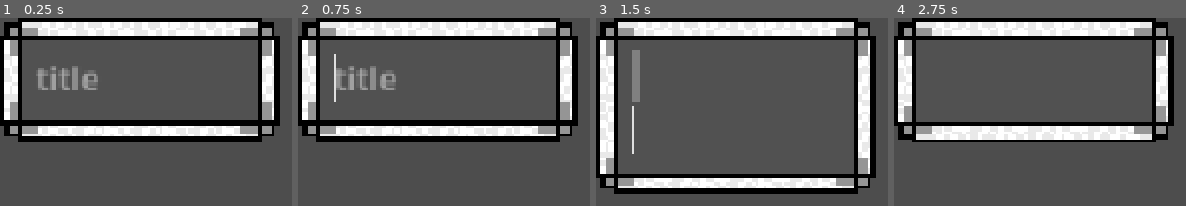
Above: before the commit, frames 1-4 (left to right).
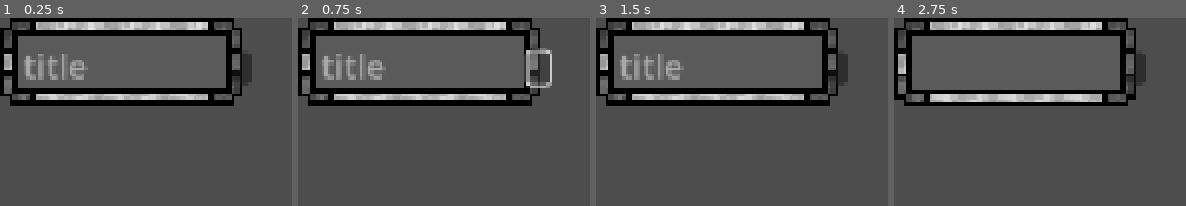
Above: after the commit, the same moments.

Repository: Toasterhog/Nodeweb
Game: Godot game, scene res://papperthings/box/box.tscn
Two runs of this game, one before a commit and one after it. Both use one fixed random seed, a clock stepped at 60 frames per second and the inputs below. This scene is started directly instead of the project's main scene.
Inputs (mouse positions are in pixels of both pictures, inside the frame that each line leads up to):
- Up to frame 1 (0.25 s): no input
- Up to frame 2 (0.75 s): click (537, 66) at 0.52 s
- Up to frame 3 (1.5 s): tap Enter at 1.25 s; drag from (736, 80) to (outside the picture) at 1.27 s
- Up to frame 4 (2.75 s): tap Space at 2 s; drag from (outside the picture) to (outside the picture) at 2.02 s

The runs differ from the first frame. In frame 1, 35% of the frame differs, in the area x 0-96%, y 0-66%; in frame 2, 35%; in frame 3, 39%, in the area x 0-96%, y 0-94%; in frame 4, 32%.
Error in both runs: Cannot call method 'get_children' on a null value. (res://papperthings/box/box.gd:158)

Commit message:
box design done, start LE_scale_button
drowning in boxdesigns

Diff:
--- a/bundle/bundle.tscn
+++ b/bundle/bundle.tscn
@@ -1,7 +1,7 @@
 [gd_scene load_steps=6 format=3 uid="uid://bhwvnws1rjko1"]
 
 [ext_resource type="Script" uid="uid://0qftln2sxev6" path="res://bundle/bundle.gd" id="1_e8frx"]
-[ext_resource type="StyleBox" uid="uid://dslie07m1kvw8" path="res://bundle/stf_smooth.tres" id="2_8skqq"]
+[ext_resource type="StyleBox" uid="uid://spy3hb58k6gf" path="res://bundle/stf_pixel.tres" id="2_7y1ch"]
 [ext_resource type="Theme" uid="uid://dw2sfd8pw202m" path="res://bundle/button_drag_bundle_pixel.tres" id="3_8skqq"]
 
 [sub_resource type="StyleBoxFlat" id="StyleBoxFlat_8skqq"]
@@ -26,7 +26,7 @@
 offset_right = 180.0
 offset_bottom = 180.0
 mouse_filter = 1
-theme_override_styles/panel = ExtResource("2_8skqq")
+theme_override_styles/panel = ExtResource("2_7y1ch")
 
 [node name="drag_button" type="Button" parent="Panel"]
 texture_filter = 1
@@ -48,6 +48,7 @@
 action_mode = 0
 
 [node name="drag_button2" type="Button" parent="Panel"]
+z_index = 1
 texture_filter = 1
 custom_minimum_size = Vector2(35, 35)
 layout_mode = 1
--- a/papperthings/box/box.gd
+++ b/papperthings/box/box.gd
@@ -117,7 +117,7 @@
 
 func update_vbc_and_panel_size():
 	VBC.size = Vector2.ZERO
-	size = VBC.size + Vector2(50,50) #ATTENTION
+	size = VBC.size + Vector2(24,24) #ATTENTION box specific
 	middlepos = global_position + size/2
 	moved.emit()
 
--- a/papperthings/box/box.tscn
+++ b/papperthings/box/box.tscn
@@ -1,6 +1,6 @@
 [gd_scene load_steps=8 format=3 uid="uid://wfnqhd3r5fxx"]
 
-[ext_resource type="StyleBox" uid="uid://b4f64yi0e31ql" path="res://papperthings/box/box_5.tres" id="1_hwf1r"]
+[ext_resource type="StyleBox" uid="uid://tunkcckfrswo" path="res://papperthings/box/box5.tres" id="1_hwf1r"]
 [ext_resource type="Script" uid="uid://7gx01op71qhq" path="res://papperthings/box/box.gd" id="1_p41sv"]
 
 [sub_resource type="RectangleShape2D" id="RectangleShape2D_t8o5h"]
@@ -17,9 +17,9 @@
 
 [node name="base" type="Panel"]
 texture_filter = 1
-custom_minimum_size = Vector2(196, 87)
-offset_right = 196.0
-offset_bottom = 98.0
+custom_minimum_size = Vector2(174, 62)
+offset_right = 174.0
+offset_bottom = 62.0
 focus_mode = 2
 theme_override_styles/panel = ExtResource("1_hwf1r")
 script = ExtResource("1_p41sv")
@@ -40,10 +40,10 @@
 anchors_preset = -1
 anchor_right = 1.0
 anchor_bottom = 1.0
-offset_left = 21.0
-offset_top = 21.0
-offset_right = -21.0
-offset_bottom = -21.0
+offset_left = 12.0
+offset_top = 12.0
+offset_right = -12.0
+offset_bottom = -12.0
 mouse_filter = 2
 
 [node name="LineEdit" type="TextEdit" parent="VBoxContainer"]
@@ -79,6 +79,18 @@
 scroll_fit_content_width = true
 caret_blink = true
 
+[node name="Button_scale_LE" type="Button" parent="."]
+layout_mode = 1
+anchors_preset = -1
+anchor_left = 1.0
+anchor_right = 1.0
+offset_left = -9.0
+offset_top = 24.0
+offset_right = 6.0
+offset_bottom = 47.0
+grow_horizontal = 0
+grow_vertical = 2
+
 [connection signal="mouse_entered" from="." to="." method="_on_mouse_entered"]
 [connection signal="mouse_exited" from="." to="." method="_on_mouse_exited"]
 [connection signal="text_changed" from="VBoxContainer/LineEdit" to="." method="update_vbc_and_panel_size"]
--- a/papperthings/box/box4.tres
+++ b/papperthings/box/box4.tres
@@ -1,13 +1,12 @@
-[gd_resource type="StyleBoxTexture" load_steps=2 format=3 uid="uid://tunkcckfrswo"]
+[gd_resource type="StyleBoxTexture" load_steps=2 format=3 uid="uid://b4f64yi0e31ql"]
 
-[ext_resource type="Texture2D" uid="uid://ymumswacs2hf" path="res://papperthings/box/box6_200.png" id="1_ca2ua"]
+[ext_resource type="Texture2D" uid="uid://bb7ksexsmvetd" path="res://papperthings/box/box6_300.png" id="1_6vdj4"]
 
 [resource]
-texture = ExtResource("1_ca2ua")
-texture_margin_left = 14.0
-texture_margin_top = 13.0
-texture_margin_right = 12.0
-texture_margin_bottom = 12.0
+texture = ExtResource("1_6vdj4")
+texture_margin_left = 27.0
+texture_margin_top = 27.0
+texture_margin_right = 27.0
+texture_margin_bottom = 27.0
 axis_stretch_horizontal = 1
 axis_stretch_vertical = 1
-region_rect = Rect2(0, 0, 90, 90)
--- /dev/null
+++ b/papperthings/box/box5.tres
@@ -0,0 +1,13 @@
+[gd_resource type="StyleBoxTexture" load_steps=2 format=3 uid="uid://tunkcckfrswo"]
+
+[ext_resource type="Texture2D" uid="uid://b1fvpqk3s7sgg" path="res://papperthings/box/box9_300.png" id="1_5r2iw"]
+
+[resource]
+texture = ExtResource("1_5r2iw")
+texture_margin_left = 24.0
+texture_margin_top = 24.0
+texture_margin_right = 24.0
+texture_margin_bottom = 24.0
+axis_stretch_horizontal = 1
+axis_stretch_vertical = 1
+region_rect = Rect2(0, 0, 96, 96)
--- /dev/null
+++ b/papperthings/box/box6.tres
@@ -0,0 +1,13 @@
+[gd_resource type="StyleBoxTexture" load_steps=2 format=3 uid="uid://caplknhnqyj7k"]
+
+[ext_resource type="Texture2D" uid="uid://db42j0tbphv2p" path="res://papperthings/box/box10_300.png" id="1_dnoe3"]
+
+[resource]
+texture = ExtResource("1_dnoe3")
+texture_margin_left = 24.0
+texture_margin_top = 24.0
+texture_margin_right = 21.0
+texture_margin_bottom = 21.0
+axis_stretch_horizontal = 1
+axis_stretch_vertical = 1
+region_rect = Rect2(3, 3, 90, 90)
--- a/papperthings/box/box_5.tres
+++ /dev/null
@@ -1,12 +0,0 @@
-[gd_resource type="StyleBoxTexture" load_steps=2 format=3 uid="uid://b4f64yi0e31ql"]
-
-[ext_resource type="Texture2D" uid="uid://bb7ksexsmvetd" path="res://papperthings/box/box6_300.png" id="1_6vdj4"]
-
-[resource]
-texture = ExtResource("1_6vdj4")
-texture_margin_left = 27.0
-texture_margin_top = 27.0
-texture_margin_right = 27.0
-texture_margin_bottom = 27.0
-axis_stretch_horizontal = 1
-axis_stretch_vertical = 1
--- a/saveAndLoad/load_dialog.gd
+++ b/saveAndLoad/load_dialog.gd
@@ -34,6 +34,7 @@
 	var A_LE := res.LineText
 	var A_TE := res.BodyText
 	var A_ex := res.expanded
+
 	var LinkS := res.link_sb
 	var LinkE := res.link_eb
 
@@ -48,18 +49,15 @@
 		var box := BOX.instantiate()
 		var LE := box.get_node("VBoxContainer/LineEdit")
 		var TE := box.get_node("VBoxContainer/TextEdit")
-		#var CP := box.get_node("VBoxContainer/HBoxContainer/ColorPickerButton")
 
 		LE.text = A_LE[i]
 		TE.text = A_TE[i]
-		#CP.color = A_color[i]
 		box.self_modulate = A_color[i]
 		box.position = A_position[i]
 		box.get_node("VBoxContainer/TextEdit").visible = A_ex[i]
-		#box.get_node("VBoxContainer/HBoxContainer/ColorPickerButton").visible = A_ex[i]
 		box.id = A_id[i] + 1000
 		box_holder.add_child(box)
-		box.update_vbc_and_panel_size() #ATTENTION
+		box.update_vbc_and_panel_size()
 
 	for i in LinkS.size():
 		var link = LINK.instantiate()
--- a/saveAndLoad/save_dialog.gd
+++ b/saveAndLoad/save_dialog.gd
@@ -43,29 +43,31 @@
 	button_animate.emit()
 	var document = DOCUMENT_PRESET_RESOURCE.duplicate()
 
-	var length := box_holder.get_child_count()
-	document.id.resize(length)
-	document.pos.resize(length)
-	document.color.resize(length)
-	document.LineText.resize(length)
-	document.BodyText.resize(length)
-	document.expanded.resize(length)
+	var boxhcc := box_holder.get_child_count()
+	document.id.resize(boxhcc)
+	document.pos.resize(boxhcc)
+	document.color.resize(boxhcc)
+	document.LineText.resize(boxhcc)
+	document.BodyText.resize(boxhcc)
+	document.expanded.resize(boxhcc)
 
-	document.link_sb.resize(link_holder.get_child_count())
-	document.link_eb.resize(link_holder.get_child_count())
+	var linkhcc := link_holder.get_child_count()
+	document.link_sb.resize(linkhcc)
+	document.link_eb.resize(linkhcc)
 
-	document.bundle_id.resize(bundle_holder.get_child_count())
-	document.bundle_pos.resize(bundle_holder.get_child_count())
-	document.bundle_size.resize(bundle_holder.get_child_count())
-	document.bundle_color.resize(bundle_holder.get_child_count())
-	document.bundle_label.resize(bundle_holder.get_child_count())
+	var bundlehcc:= bundle_holder.get_child_count()
+	document.bundle_id.resize(bundlehcc)
+	document.bundle_pos.resize(bundlehcc)
+	document.bundle_size.resize(bundlehcc)
+	document.bundle_color.resize(bundlehcc)
+	document.bundle_label.resize(bundlehcc)
 
 	for b in box_holder.get_children():
 		var i = b.get_index()
 		document.id[i] = b.id
 		document.pos[i] = b.position
 		document.color[i] = b.self_modulate
-		document.LineText[i] = b.get_node("VBoxContainer/HBoxContainer/LineEdit").text
+		document.LineText[i] = b.get_node("VBoxContainer/LineEdit").text
 		document.BodyText[i] = b.get_node("VBoxContainer/TextEdit").text
 		document.expanded[i] = b.get_node("VBoxContainer/TextEdit").visible
 
Binary file added: papperthings/box/box10_300.png
Not shown, added: papperthings/box/box10_300.png.import
Binary file added: papperthings/box/box7_300.png
Not shown, added: papperthings/box/box7_300.png.import
Binary file added: papperthings/box/box8_300.png
Not shown, added: papperthings/box/box8_300.png.import
Binary file added: papperthings/box/box9_300.png
Not shown, added: papperthings/box/box9_300.png.import
Binary file added: zmiscellaneous/bacround2.png
Not shown, added: zmiscellaneous/bacround2.png.import
